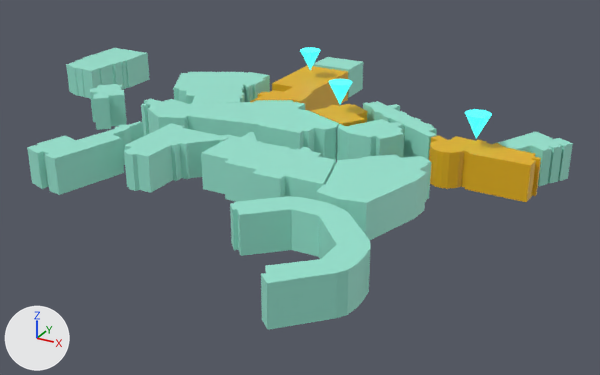
Before and after pictures for a commit that changed the glTF model sheridan.gltf.
One viewpoint serves both versions: a 50 mm lens placed at (122.9, -194.4, 87.1), pointed at (19.0, -5.5, -7.4). Arrows for +X, +Y and +Z are at lower left; the lights stay in place. Where no turn or scale is listed for an object, it has been applied to the vertices.

In view in the first picture: 'Cylinder.001', 'aa-wing', 'animation-centre', 'athletics-centre', 'b-wing', 'c-wing', 'd-wing', 'e-wing', 'g-wing', 'k-wing', 'levy-centre', 'residence', 's-wing', 'student-centre'.
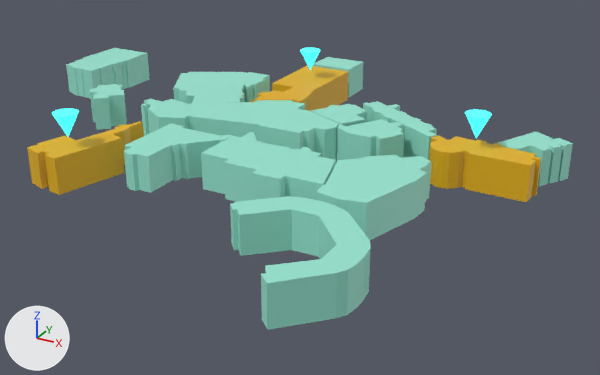
Commit message: moved materials of 3D model

The edits, one by one:
me_sheridan_map_v2_005 has 50 vertices, 96 faces and spans x -37.3..-20.4, y -54.4..-21.6, z 0.0..10.0.
me_sheridan_map_v2_005 no longer uses material mat_material_003 (green #99e7d2).
me_sheridan_map_v2_005 now uses material mat_material_004 (yellow #e7b212).
me_sheridan_map_v2_016 has 30 vertices, 56 faces and spans x 12.9..30.2, y 3.9..21.1, z 0.0..10.0.
me_sheridan_map_v2_016 no longer uses material mat_material_004 (yellow #e7b212).
me_sheridan_map_v2_016 now uses material mat_material_003 (green #99e7d2).
Object 'Cylinder.001' (ob_cylinder_001) moves from (22.1, 12.8, 15.7) to (-27.6, -45.5, 15.7).

Where the change shows, as pixel boxes [x1, y1, x2, y2] in the pictures (600 x 375 px):
'g-wing', recoloured (green to yellow): [27, 121, 144, 195] in both
'd-wing', recoloured (yellow to green): [311, 104, 367, 126] in both
'Cylinder.001', moved: before [329, 79, 352, 104]; after [52, 108, 79, 137]
